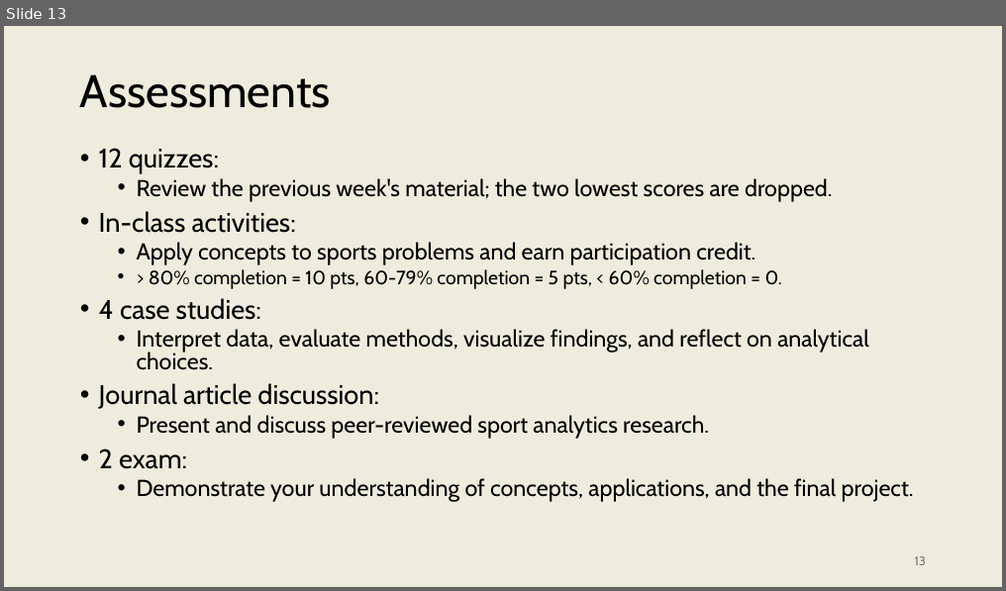
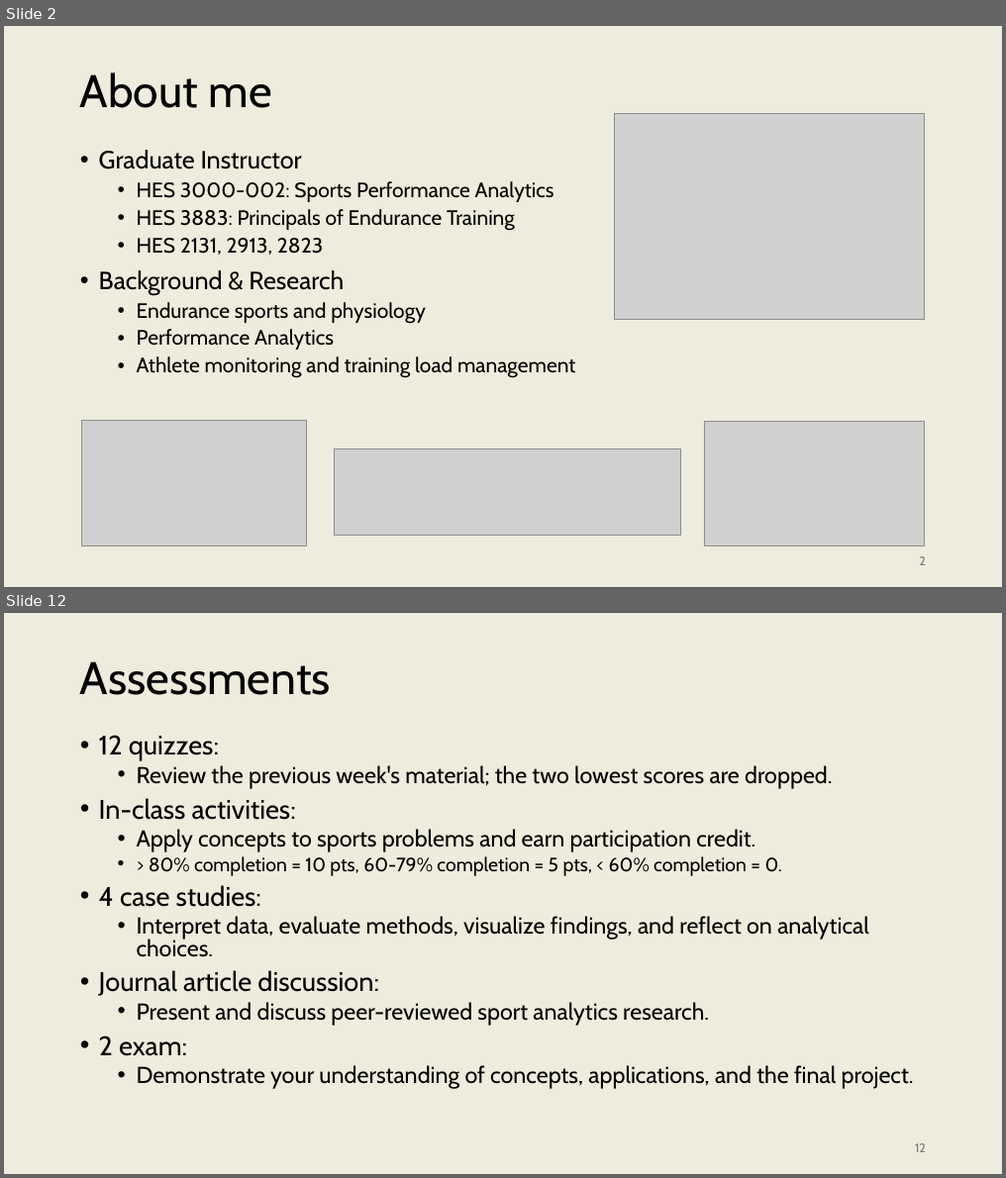
Before and after one commit to onishisaryu/HES-3000-Sports-Data-Analytics, a slide deck: pptx/Lecture0.pptx. Shown one above the other, each under a label of ours: slide 13 before the commit, slides 2 and 12 after it; the slides between them are not shown. The pictures are 1006x591 and 1006x1178 pixels, drawn with LibreOffice and Linux fonts; fonts in the diff are those of the drawing; grey boxes stand for pictures. Boxes give left, top, right and bottom in pixels: in the first picture for what was removed or moved away, otherwise in the second. Text is boxed around its words. In the diff, an @@ line names an element or a change of style, - is before the commit and + after.

```diff
--- a/pptx/Lecture0.pptx
+++ b/pptx/Lecture0.pptx
@@ slide 2 added at box(4, 26, 1002, 587), background #EEECDD @@
@@ title added at box(80, 73, 272, 108), 44 pt, text #000000 @@
+About me
@@ picture added at box(614, 113, 924, 320) @@
@@ text added at box(99, 150, 576, 378), 20 pt, text #000000 @@
+• Graduate Instructor
+  • HES 3000-002: Sports Performance Analytics
+  • HES 3883: Principals of Endurance Training
+  • HES 2131, 2913, 2823
+• Background & Research
+  • Endurance sports and physiology
+  • Performance Analytics
+  • Athlete monitoring and training load management
@@ picture added at box(82, 421, 306, 547) @@
@@ picture added at box(704, 422, 924, 547) @@
@@ picture added at box(334, 449, 681, 535) @@
@@ page number added at box(919, 557, 926, 566), 12 pt, text #797979 @@
+2
@@ what was slide 13 is now slide 12 @@
@@ page number at box(915, 1144, 926, 1153): text changed @@
-13
+12
```
Also in this commit, not shown: 9 slides changed, 4 other slides added, 4 slides removed.
